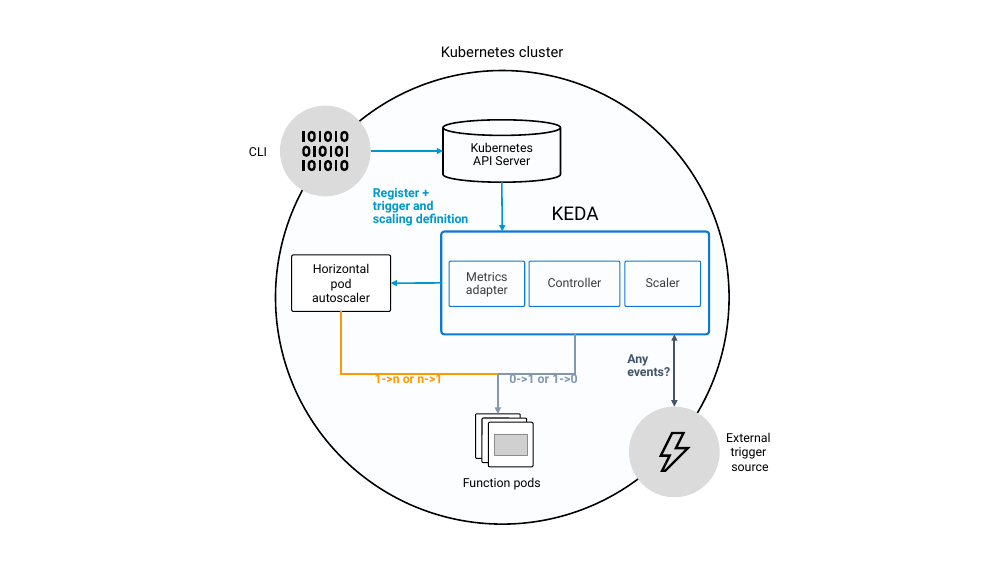
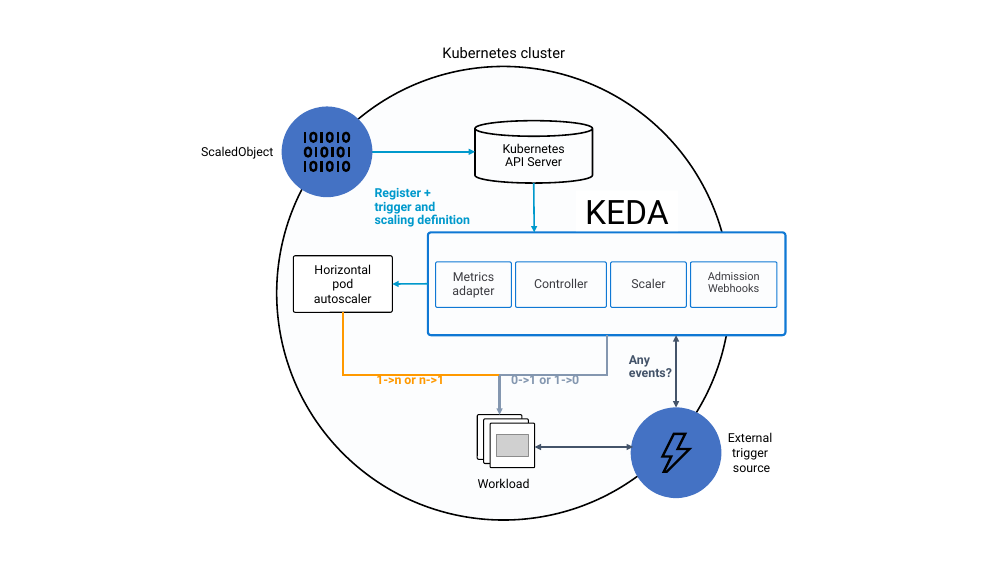
Before and after one commit to kedacore/keda-docs, a slide deck: slide 1 of schematics.pptx. Drawn at 1008x567 pixels with LibreOffice and Linux fonts; fonts in the diff are those of the drawing; grey boxes stand for pictures. Boxes give left, top, right and bottom in pixels: in the first picture for what was removed or moved away, otherwise in the second. Text is boxed around its words. In the diff, an @@ line names an element or a change of style, - is before the commit and + after.

Commit message:
docs: validating webhook (#1027)
* docs: validating webhook

* update webhooks prom metrics

* add explanation about how to use user given certs

* update pictures

* apply feedback

* udpate

* move the section to concepts

* update picture (1)

* update old arch

* update installation section

* split admission webhooks content

* explain webhooks goal

* add new line

* update docs with the new process to disable cert generation

* update typo

* apply feedback

* update resources

* apply feedback

```diff
--- a/schematics.pptx
+++ b/schematics.pptx
@@ ellipse: place and size @@
-ellipse at (275, 70, 729, 524)
+ellipse at (277, 67, 730, 520)
@@ ellipse at (282, 107, 373, 197): fill #DBDBDB to #4472C4 @@
@@ text added at (201, 146, 273, 159), 11.8 pt, text #000000 @@
+ScaledObject
@@ text removed at (249, 147, 267, 156) @@
-CLI
@@ freeform shape at (306, 133, 349, 171): outline redrawn @@
@@ cylinder "Kubernetes API Server": place and size @@
-cylinder "Kubernetes API Server" at (443, 120, 560, 182)
+cylinder "Kubernetes API Server" at (475, 121, 592, 183)
@@ arrow moved from (371, 151) - (443, 151) to (373, 152) - (475, 152) @@
@@ arrow moved from (502, 182) - (502, 231) to (534, 183) - (535, 232) @@
@@ text "KEDA": place and size @@
-text "KEDA" at (552, 206, 599, 220)
+text "KEDA" at (585, 200, 669, 232)
@@ text "KEDA" at (585, 200, 669, 232): size 18 to 32 pt @@
@@ rounded rectangle: place and size @@
-rounded rectangle at (442, 231, 709, 334)
+rounded rectangle at (428, 232, 786, 335)
@@ 3 rounded rectangles: place and size @@
-3 rounded rectangles at (449, 261, 701, 306)
+3 rounded rectangles at (436, 262, 687, 308)
@@ rounded rectangle added at (690, 262, 777, 308), fill #FCFDFE, outline #0F78D4 1 pt, 10.5 pt, text #3C3C41 @@
+Admission Webhooks
@@ arrow moved from (442, 283) - (391, 284) to (428, 284) - (392, 284) @@
@@ elbow line (343, 312) - (499, 375): route changed @@
@@ elbow arrow moved from (575, 334) - (498, 414) to (606, 335) - (500, 414) @@
@@ ellipse at (631, 408, 721, 498): fill #DBDBDB to #4472C4 @@
@@ double arrow added from (535, 447) to (633, 447), #44546A 2 pt @@
@@ freeform shape at (662, 434, 690, 472): outline redrawn @@
@@ text removed at (463, 477, 541, 490) @@
-Function pods
@@ text added at (478, 478, 530, 488), 11.8 pt, text #000000 @@
+Workload
```
Also in this commit, not shown: 22 other files.
